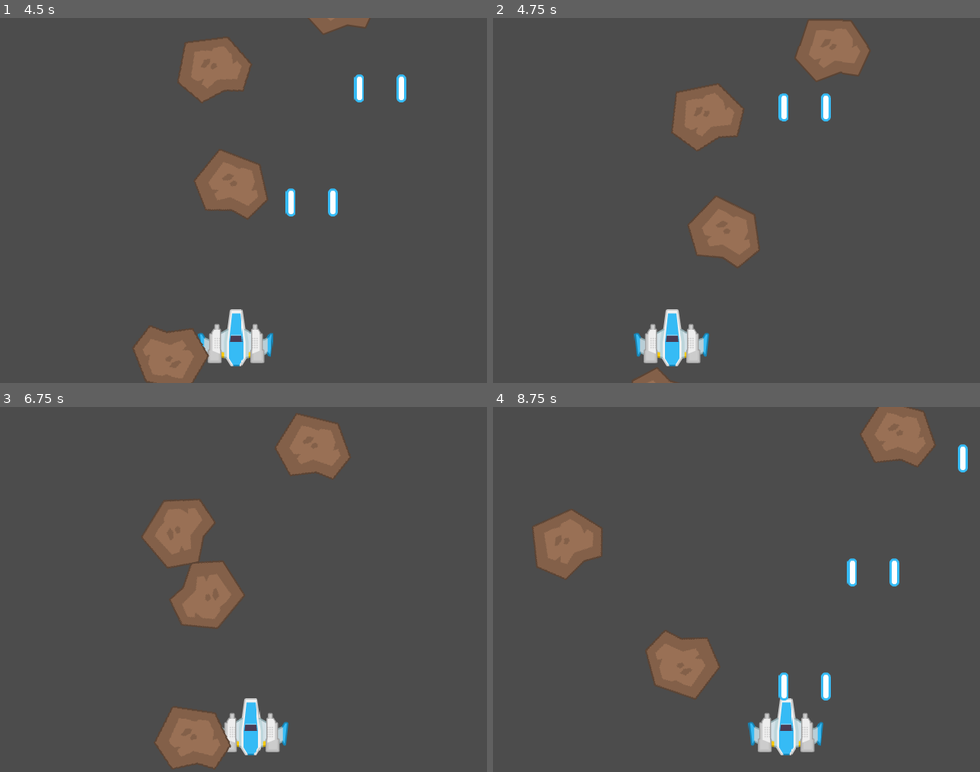
Above: before the commit, frames 1-4 (two rows, left to right).
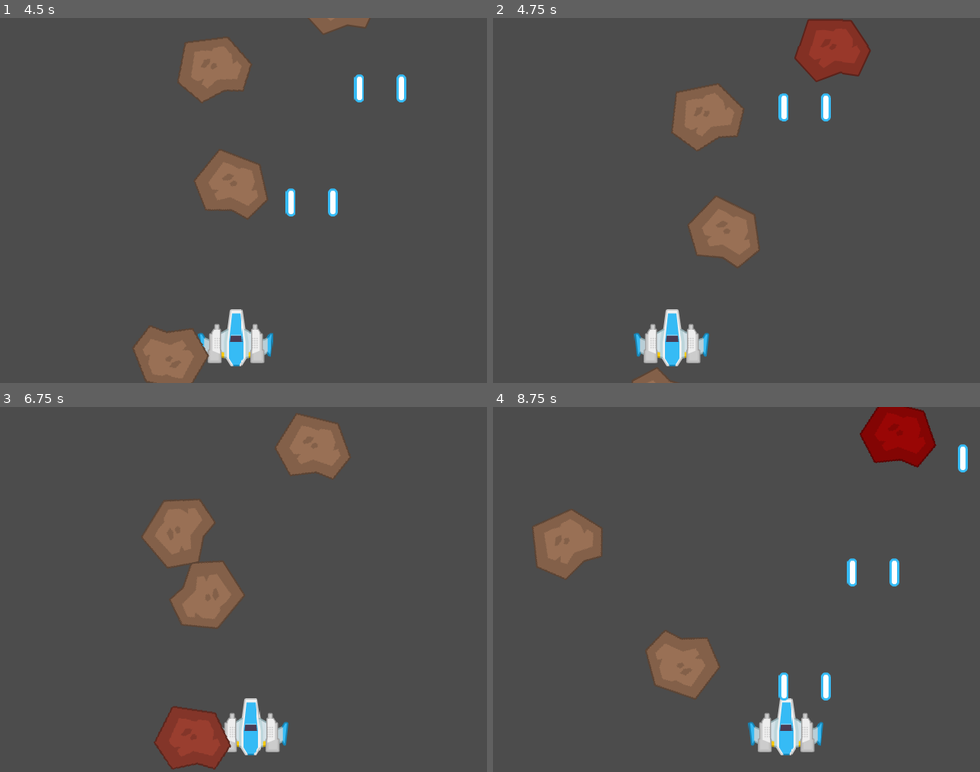
Above: after the commit, the same moments.

Repository: h3rd7/MySpaceShooter
Game: Godot game, scene res://scenes/main.tscn
Same seed, same stepped clock (60 frames per second), same inputs: the game is played once before the commit and once after it.
Inputs:
- Up to frame 1 (4.5 s): tap Enter at 0.5 s; hold Right (right_) 0.53-1.28 s; hold Up (shot_) 0.53-1.28 s; hold Left (left_) 1.28-2.03 s; tap Up (shot_) at 1.35, 2.85, 4.35 s; hold Up (shot_) 2.03-2.78 s; hold Right (right_) 2.03-3.53 s; hold Up (shot_) 3.53-4.28 s; hold Left (left_) from 3.53 s (still down)
- Up to frame 2 (4.75 s): keep holding Left (left_)
- Up to frame 3 (6.75 s): hold Up (shot_) 5.03-5.78 s; release Left (left_) at 5.78 s; hold Right (right_) from 5.78 s (still down); tap Up (shot_) at 5.85 s; hold Up (shot_) from 6.53 s (still down)
- Up to frame 4 (8.75 s): release Up (shot_) at 7.28 s; tap Up (shot_) at 7.35 s; release Right (right_) at 8.03 s; hold Left (left_) from 8.03 s (still down); hold Up (shot_) from 8.03 s (still down)

Frame 1 is identical in both runs. In frame 2, 2.0% of the frame differs, in the area x 61-78%, y 0-18%; in frame 3, 2.0%; in frame 4, 1.9%.

Commit message:
adding animation to meteor

Diff:
--- a/scenes/meteor.tscn
+++ b/scenes/meteor.tscn
@@ -1,7 +1,38 @@
-[gd_scene load_steps=3 format=2]
+[gd_scene load_steps=5 format=2]
 
 [ext_resource path="res://scripts/meteor.gd" type="Script" id=1]
 [ext_resource path="res://sprites/Meteors/meteorBrown_big1.png" type="Texture" id=2]
+
+[sub_resource type="Animation" id=1]
+resource_name = "hit"
+length = 0.3
+tracks/0/type = "value"
+tracks/0/path = NodePath("sprite:modulate")
+tracks/0/interp = 1
+tracks/0/loop_wrap = true
+tracks/0/imported = false
+tracks/0/enabled = true
+tracks/0/keys = {
+"times": PoolRealArray( 0, 0.3 ),
+"transitions": PoolRealArray( 1, 1 ),
+"update": 0,
+"values": [ Color( 1, 0, 0, 1 ), Color( 1, 1, 1, 1 ) ]
+}
+
+[sub_resource type="Animation" id=2]
+resource_name = "idle"
+tracks/0/type = "value"
+tracks/0/path = NodePath("sprite:modulate")
+tracks/0/interp = 1
+tracks/0/loop_wrap = true
+tracks/0/imported = false
+tracks/0/enabled = true
+tracks/0/keys = {
+"times": PoolRealArray( 0.00606653 ),
+"transitions": PoolRealArray( 1 ),
+"update": 0,
+"values": [ Color( 1, 1, 1, 1 ) ]
+}
 
 [node name="meteor" type="Area2D"]
 script = ExtResource( 1 )
@@ -10,4 +41,10 @@
 texture = ExtResource( 2 )
 
 [node name="shape" type="CollisionPolygon2D" parent="."]
+visible = false
 polygon = PoolVector2Array( -49.2958, 9.44763, -32.9574, -40.8849, 22.9091, -40.8849, 49.2612, -1.35674, 34.1545, 31.9248, 10.26, 28.4212, -21.5316, 40.522 )
+
+[node name="anim" type="AnimationPlayer" parent="."]
+autoplay = "idle"
+anims/hit = SubResource( 1 )
+anims/idle = SubResource( 2 )
--- a/scripts/meteor.gd
+++ b/scripts/meteor.gd
@@ -15,6 +15,7 @@
 	rotate(rot * delta)
 
 func apply_damage(value):
+	get_node("anim").play("hit")
 	life -= value
 	if life <= 0:
 		queue_free()
